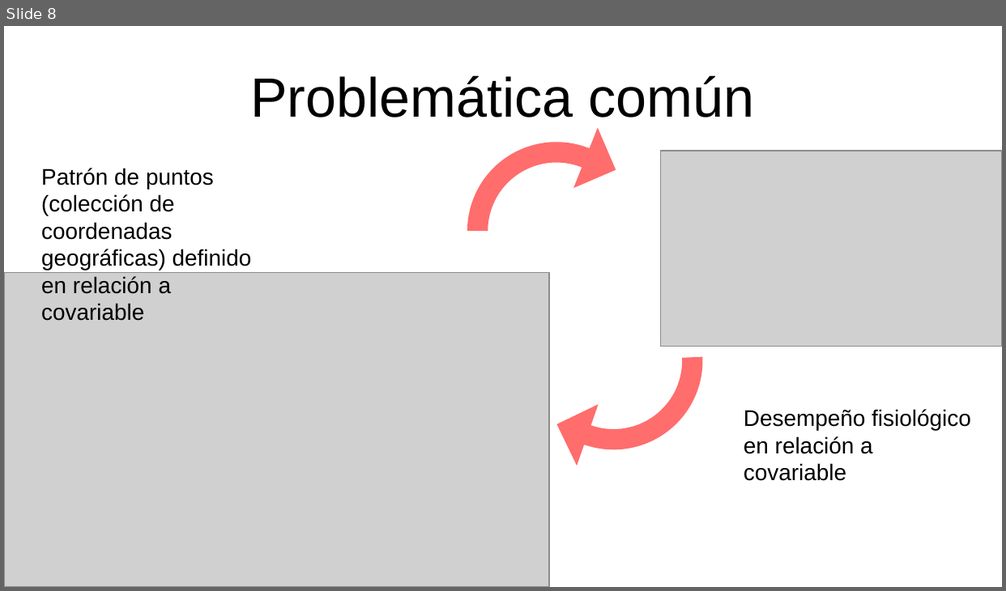
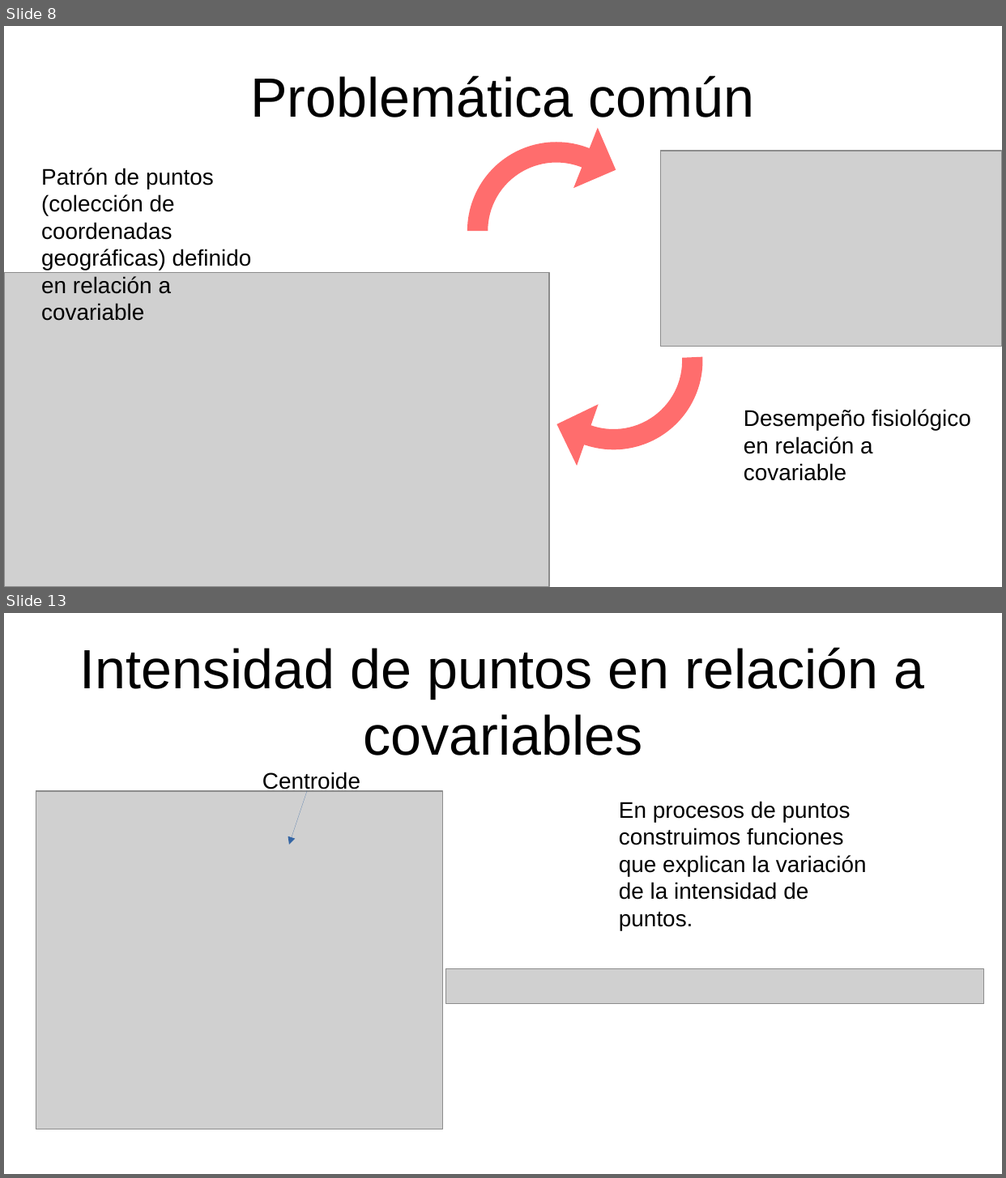
Before and after one commit to gerardommc/Ecologia-Teorica-II, a slide deck: Nicho/Caso-correlativo.odp. Shown one above the other, each under a label of ours: slide 8 before the commit, slides 8 and 13 after it; the slides between them are not shown. The pictures are 1006x591 and 1006x1178 pixels, drawn with LibreOffice and Linux fonts; fonts in the diff are those of the drawing; grey boxes stand for pictures. Boxes give left, top, right and bottom in pixels: in the first picture for what was removed or moved away, otherwise in the second. Text is boxed around its words. In the diff, an @@ line names an element or a change of style, - is before the commit and + after.

Commit message:
Procesos de puntos

```diff
--- a/Nicho/Caso-correlativo.odp
+++ b/Nicho/Caso-correlativo.odp
@@ slide 13 added at [4, 613, 1002, 1174], background #FFFFFF @@
@@ title added at [79, 647, 925, 756], 44 pt, text #000000 @@
+Intensidad de puntos en relación a covariables
@@ text added at [262, 772, 360, 793], 18 pt, text #000000 @@
+Centroide
@@ picture added at [36, 791, 443, 1130] @@
@@ arrow added from (308, 791) to (289, 845), #3465A4 0 pt @@
@@ text added at [619, 801, 867, 931], 18 pt, text #000000 @@
+En procesos de puntos construimos funciones que explican la variación de la intensidad de puntos.
@@ picture added at [446, 969, 984, 1004] @@
```
Also in this commit, not shown: 6 other slides added, 3 slides removed, 3 other files.
